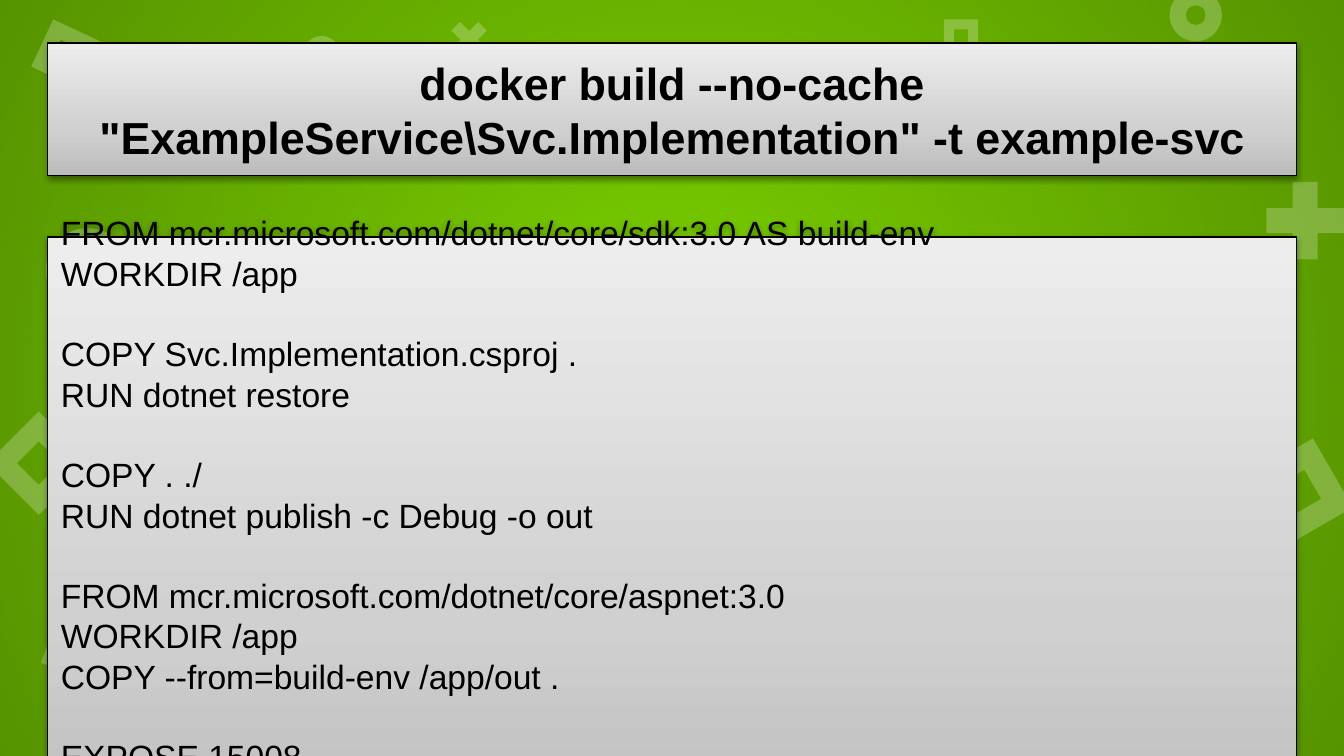
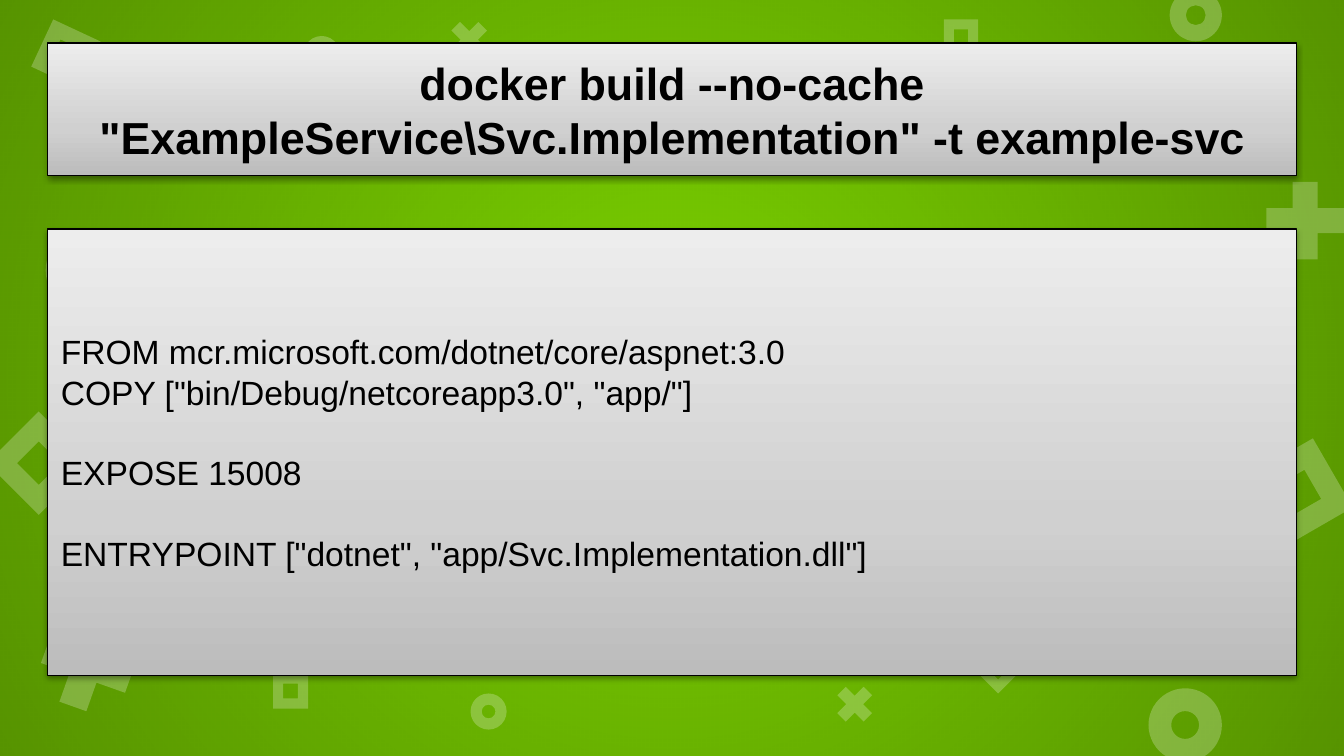
Before and after one commit to AzarinSergey/winter-school-example, a slide deck: slide 13 of Materials/docker.pptx. Drawn at 1344x756 pixels with LibreOffice and Linux fonts; fonts in the diff are those of the drawing. Boxes give left, top, right and bottom in pixels: in the first picture for what was removed or moved away, otherwise in the second. Text is boxed around its words. In the diff, an @@ line names an element or a change of style, - is before the commit and + after.

```diff
--- a/Materials/docker.pptx
+++ b/Materials/docker.pptx
@@ rectangle "FROM mcr.microsoft.com/dotnet/core/aspnet:3.0": place and size @@
-rectangle "FROM mcr.microsoft.com/dotnet/core/aspnet:3.0" at bbox=[47, 237, 1296, 756]
+rectangle "FROM mcr.microsoft.com/dotnet/core/aspnet:3.0" at bbox=[47, 230, 1296, 676]
@@ text in rectangle at bbox=[61, 220, 934, 534]: paragraphs removed @@
-FROM mcr.microsoft.com/dotnet/core/sdk:3.0 AS build-env
-WORKDIR /app
-COPY Svc.Implementation.csproj .
-RUN dotnet restore
-COPY . ./
-RUN dotnet publish -c Debug -o out
@@ text in rectangle at bbox=[61, 380, 692, 411]: text changed @@
-WORKDIR /app
-COPY --from=build-env /app/out .
+COPY ["bin/Debug/netcoreapp3.0", "app/"]
@@ text in rectangle at bbox=[61, 541, 866, 572]: text changed @@
-ENTRYPOINT ["dotnet", "Svc.Implementation.dll"]
+ENTRYPOINT ["dotnet", "app/Svc.Implementation.dll"]
```
Also in this commit, not shown: 1 slide added, 3 other files.
